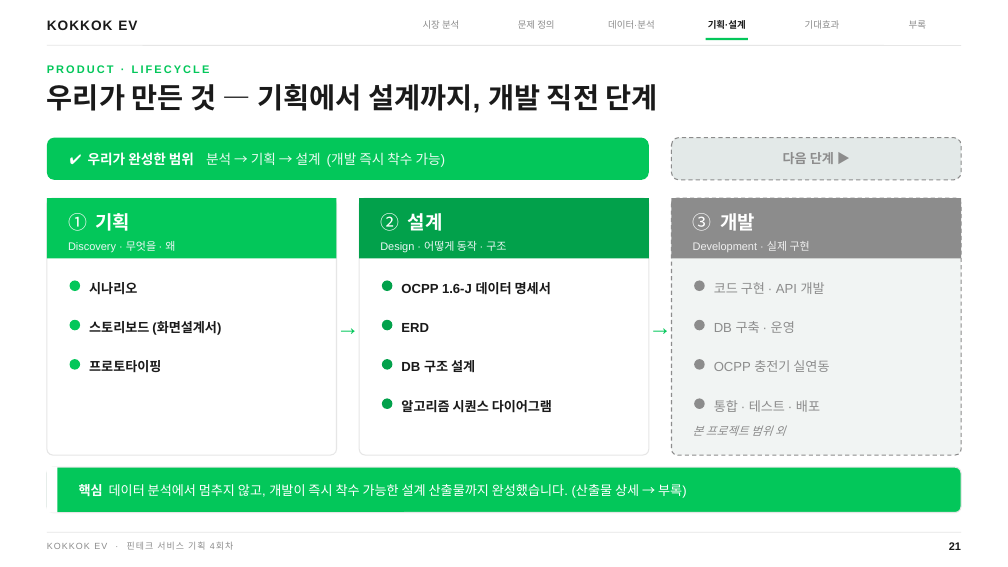
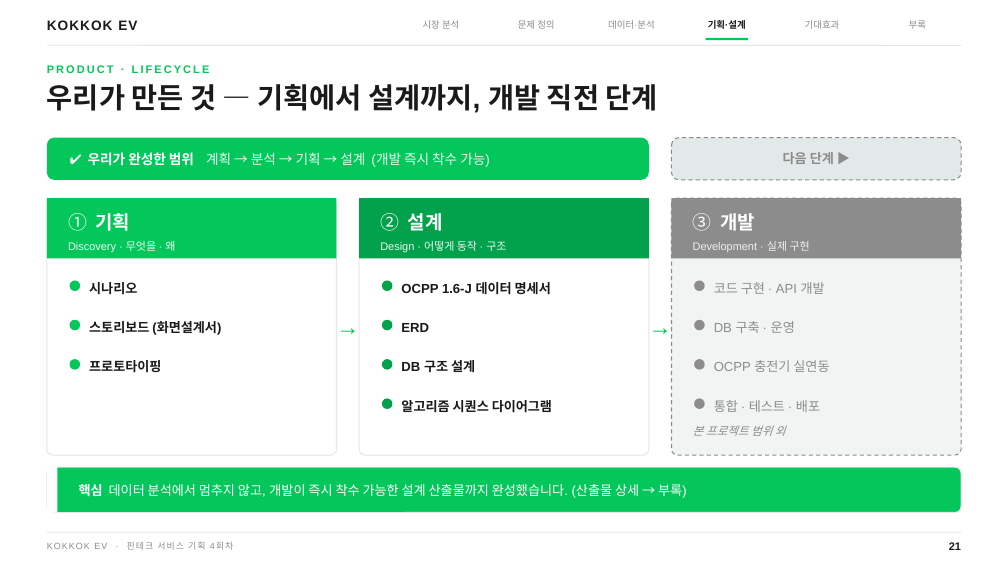
Before and after one commit to sooohaaan/data-analysis-portfolio, a slide deck: slide 27 of presentation/KOKKOK_EV_NAVER테마.pptx. Drawn at 1008x567 pixels with LibreOffice and Linux fonts; fonts in the diff are those of the drawing. Boxes give left, top, right and bottom in pixels: in the first picture for what was removed or moved away, otherwise in the second. Text is boxed around its words. In the diff, an @@ line names an element or a change of style, - is before the commit and + after.

```diff
--- a/presentation/KOKKOK_EV_NAVER테마.pptx
+++ b/presentation/KOKKOK_EV_NAVER테마.pptx
@@ text at [88,152,490,167]: text changed @@
-✔ 우리가 완성한 범위 분석 → 기획 → 설계 (개발 즉시 착수 가능)
+✔ 우리가 완성한 범위 계획 → 분석 → 기획 → 설계 (개발 즉시 착수 가능)
```
Also in this commit, not shown: 3 other files.
